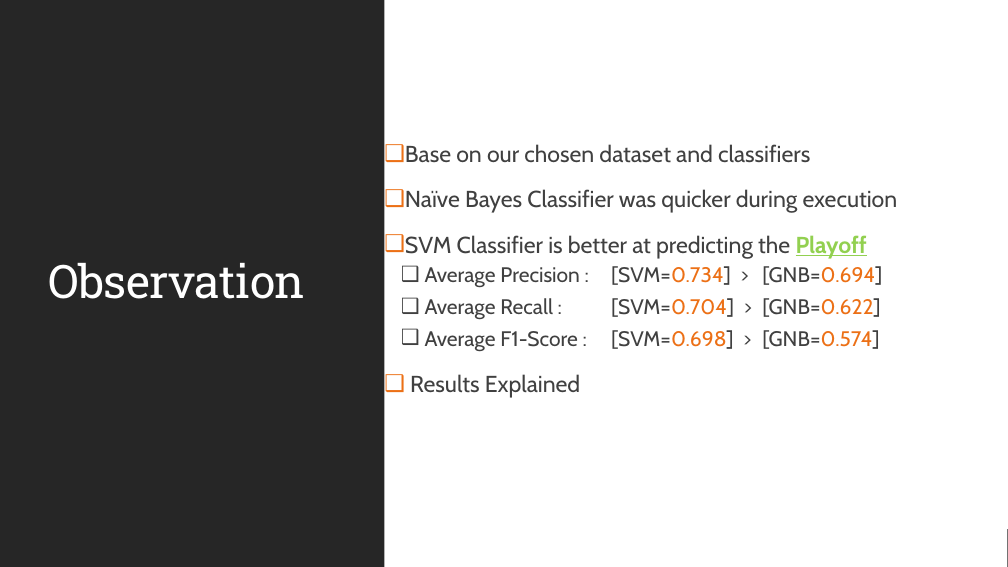
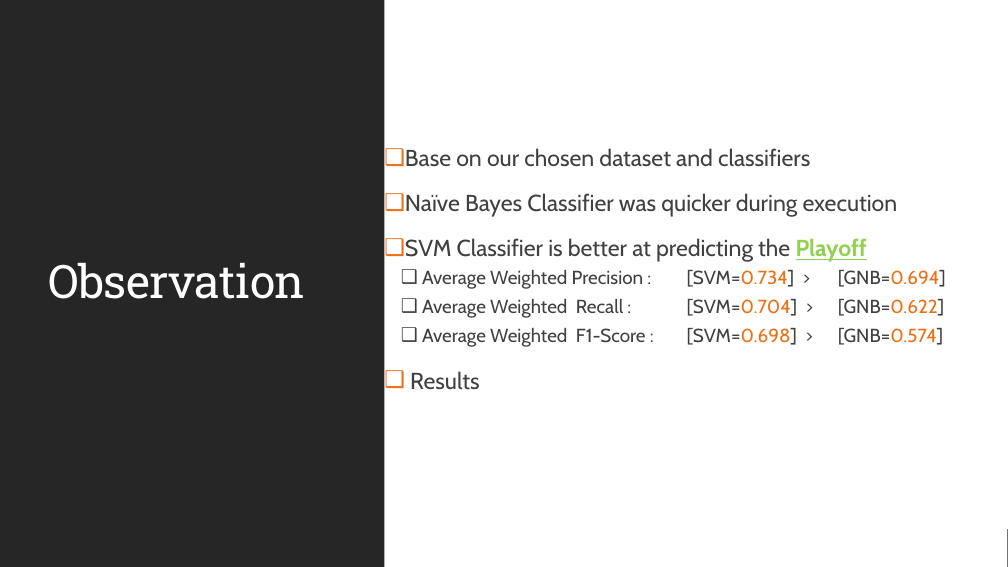
Before and after one commit to skierwing/soen691_project_ed_yr, a slide deck: slide 9 of presentation/SOEN_690_Team_12.pptx (slide 13 before the commit). Drawn at 1008x567 pixels with LibreOffice and Linux fonts; fonts in the diff are those of the drawing. Boxes give left, top, right and bottom in pixels: in the first picture for what was removed or moved away, otherwise in the second. Text is boxed around its words. In the diff, an @@ line names an element or a change of style, - is before the commit and + after.

Commit message:
removed some slides
removed some slides

```diff
--- a/presentation/SOEN_690_Team_12.pptx
+++ b/presentation/SOEN_690_Team_12.pptx
@@ text at bbox=[410, 270, 946, 390]: text changed; size 20 to 18 pt @@
-  ❑ Average Precision : [SVM=0.734] > [GNB=0.694]
-  ❑ Average Recall : [SVM=0.704] > [GNB=0.622]
-  ❑ Average F1-Score : [SVM=0.698] > [GNB=0.574]
-❑ Results Explained
+  ❑ Average Weighted Precision : [SVM=0.734] > [GNB=0.694]
+  ❑ Average Weighted Recall : [SVM=0.704] > [GNB=0.622]
+  ❑ Average Weighted F1-Score : [SVM=0.698] > [GNB=0.574]
+❑ Results
```
Also in this commit, not shown: 6 other slides changed, 5 slides removed, 1 other file.
